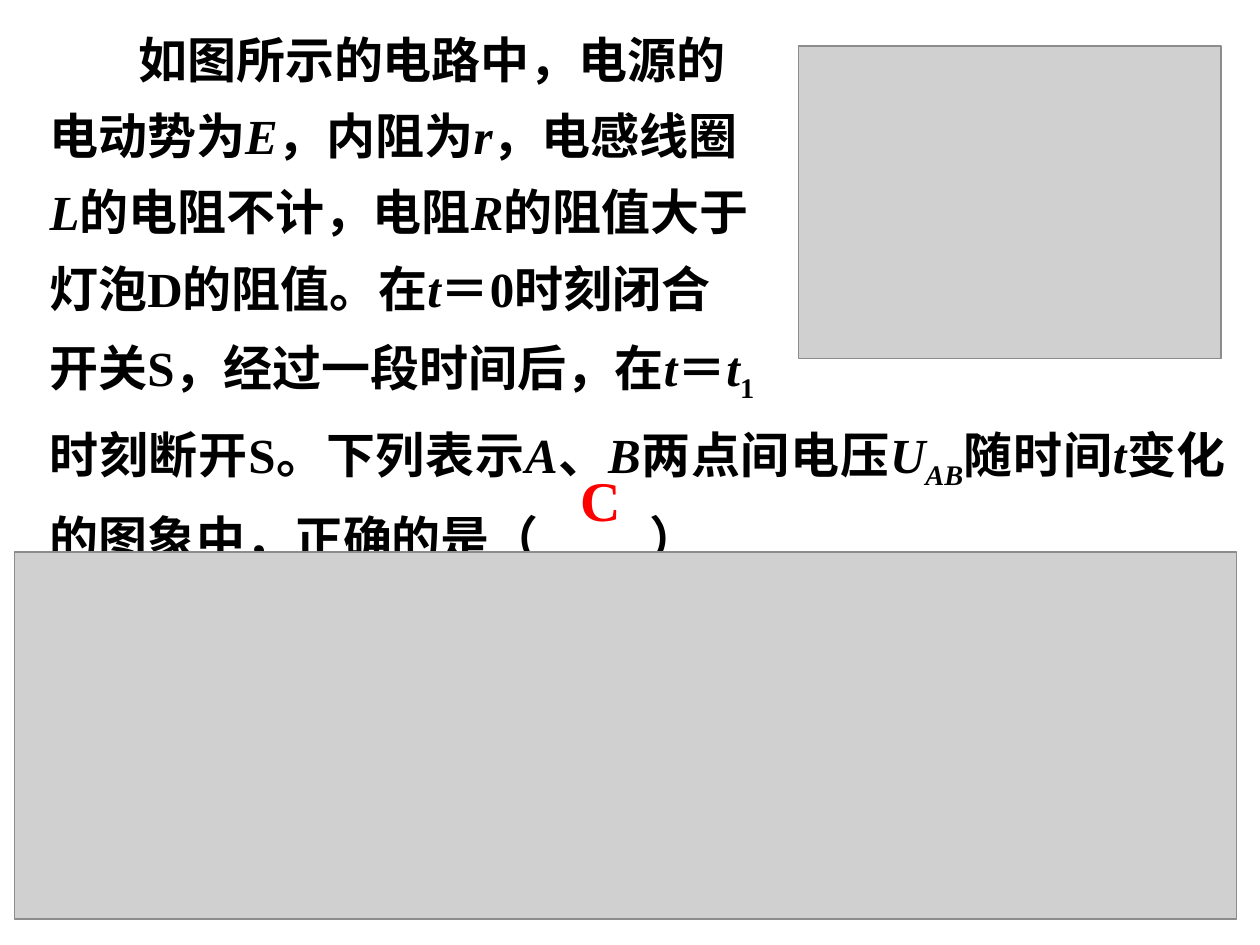
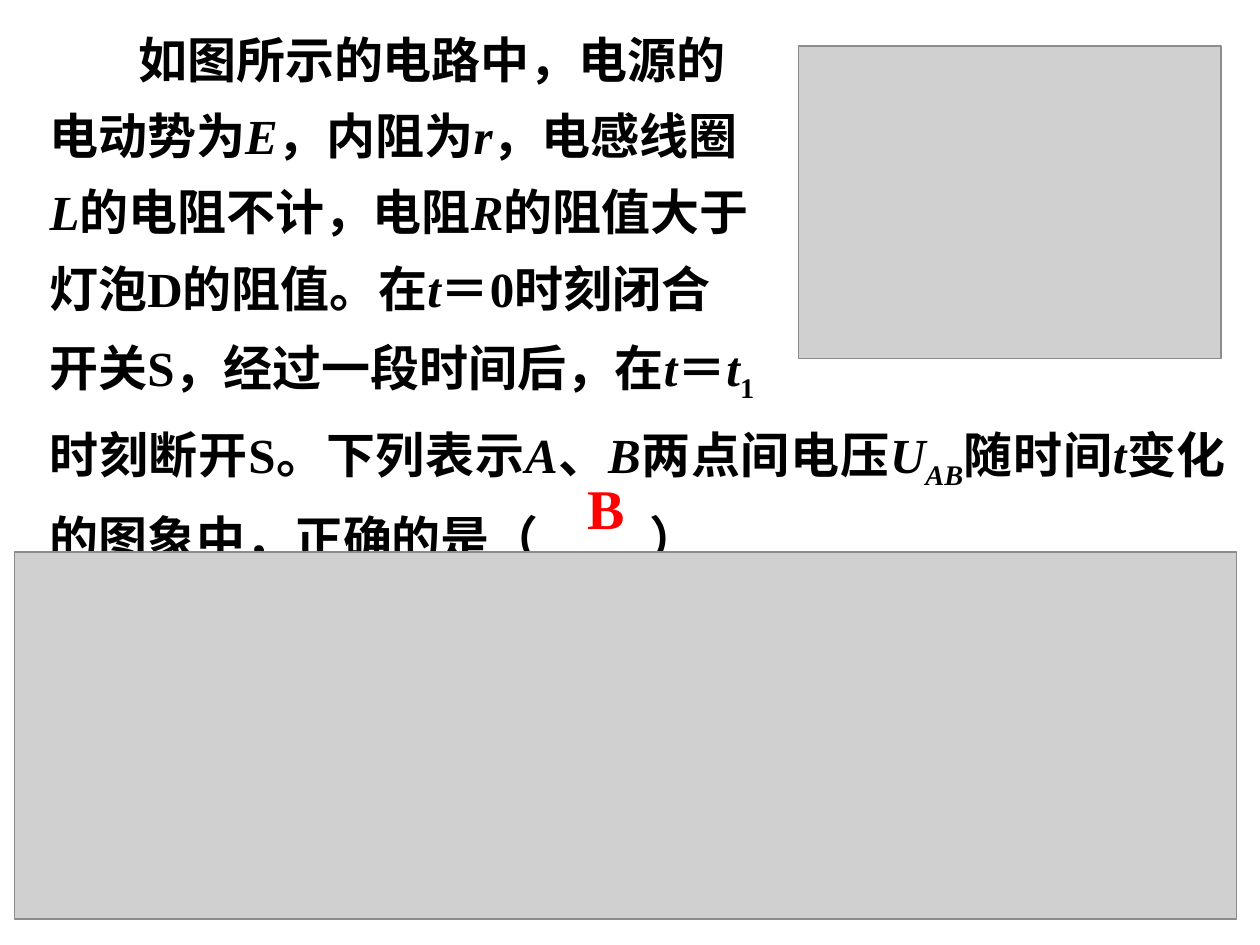
Before and after one commit to saddestboy/wuli2, a slide deck: slide 30 of 4.6 互感和自感/4.6 互感和自感.ppt. Drawn at 1260x945 pixels with LibreOffice and Linux fonts; fonts in the diff are those of the drawing; grey boxes stand for pictures. Boxes give left, top, right and bottom in pixels: in the first picture for what was removed or moved away, otherwise in the second. Text is boxed around its words. In the diff, an @@ line names an element or a change of style, - is before the commit and + after.

```diff
--- a/4.6 互感和自感/4.6 互感和自感.ppt
+++ b/4.6 互感和自感/4.6 互感和自感.ppt
@@ text at (x1=587, y1=492, x2=624, y2=530): text changed @@
-C
+B
```
Also in this commit, not shown: 4 other slides changed.
